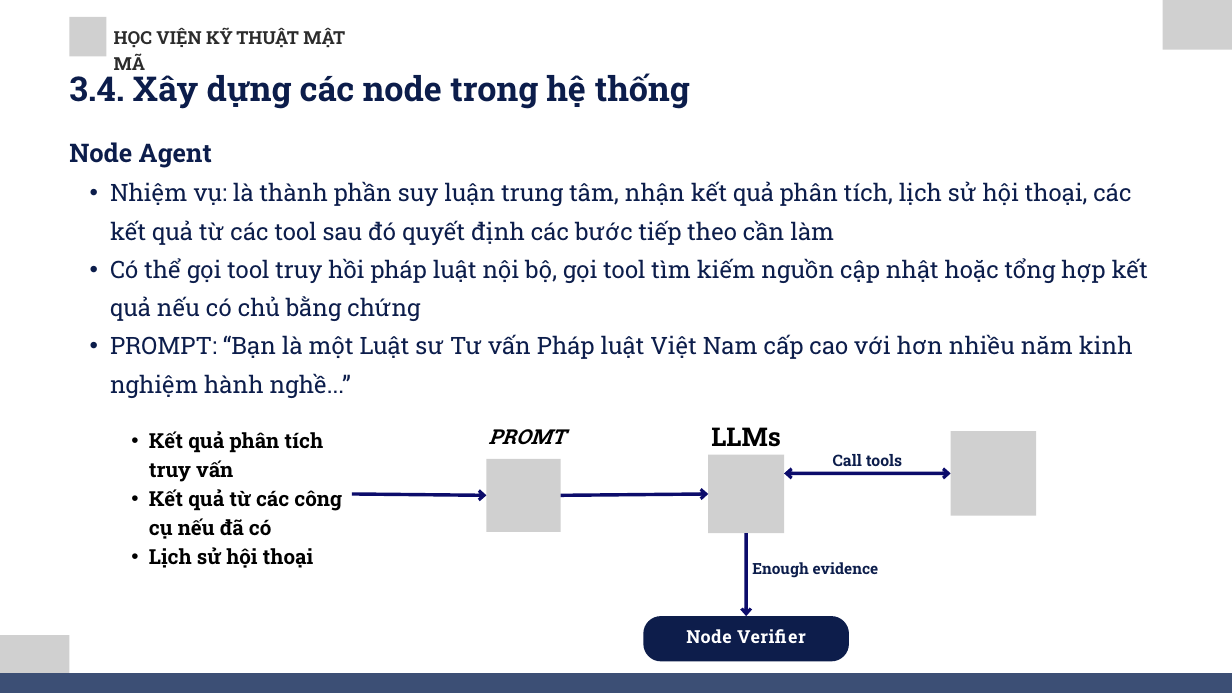
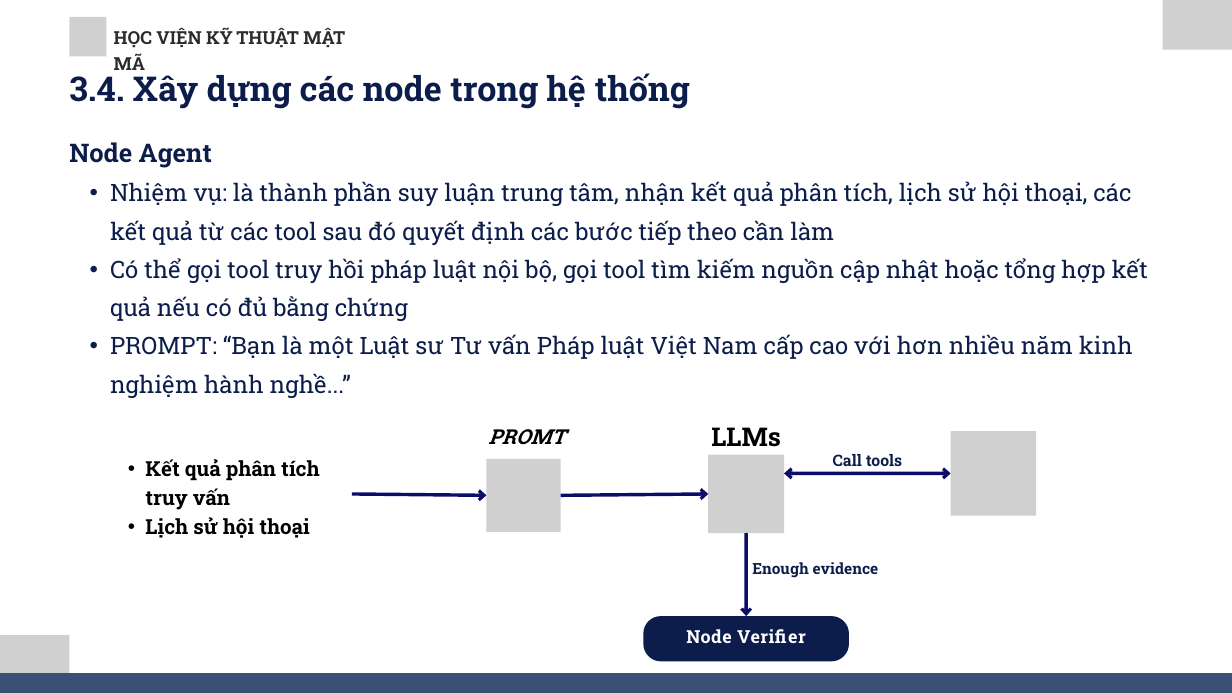
Before and after one commit to vuongvanduy0210/vietnam-law-chatbot-report, a slide deck: slide 20 of Bao_cao_do_an_animated_working_slide4_anim.pptx. Drawn at 1232x693 pixels with LibreOffice and Linux fonts; fonts in the diff are those of the drawing; grey boxes stand for pictures. Boxes give left, top, right and bottom in pixels: in the first picture for what was removed or moved away, otherwise in the second. Text is boxed around its words. In the diff, an @@ line names an element or a change of style, - is before the commit and + after.

```diff
--- a/Bao_cao_do_an_animated_working_slide4_anim.pptx
+++ b/Bao_cao_do_an_animated_working_slide4_anim.pptx
@@ text at (110,258,1148,321): text changed @@
-  • Có thể gọi tool truy hồi pháp luật nội bộ, gọi tool tìm kiếm nguồn cập nhật hoặc tổng hợp kết quả nếu có chủ bằng chứng
+  • Có thể gọi tool truy hồi pháp luật nội bộ, gọi tool tìm kiếm nguồn cập nhật hoặc tổng hợp kết quả nếu có đủ bằng chứng
@@ text "Kết quả phân tích truy ...": place and size @@
-text "Kết quả phân tích truy ..." at (149,431,342,568)
+text "Kết quả phân tích truy ..." at (145,459,320,538)
@@ text at (149,489,342,539): paragraph removed @@
-  • Kết quả từ các công cụ nếu đã có
```
Also in this commit, not shown: 2 other slides changed, 2 other files.
